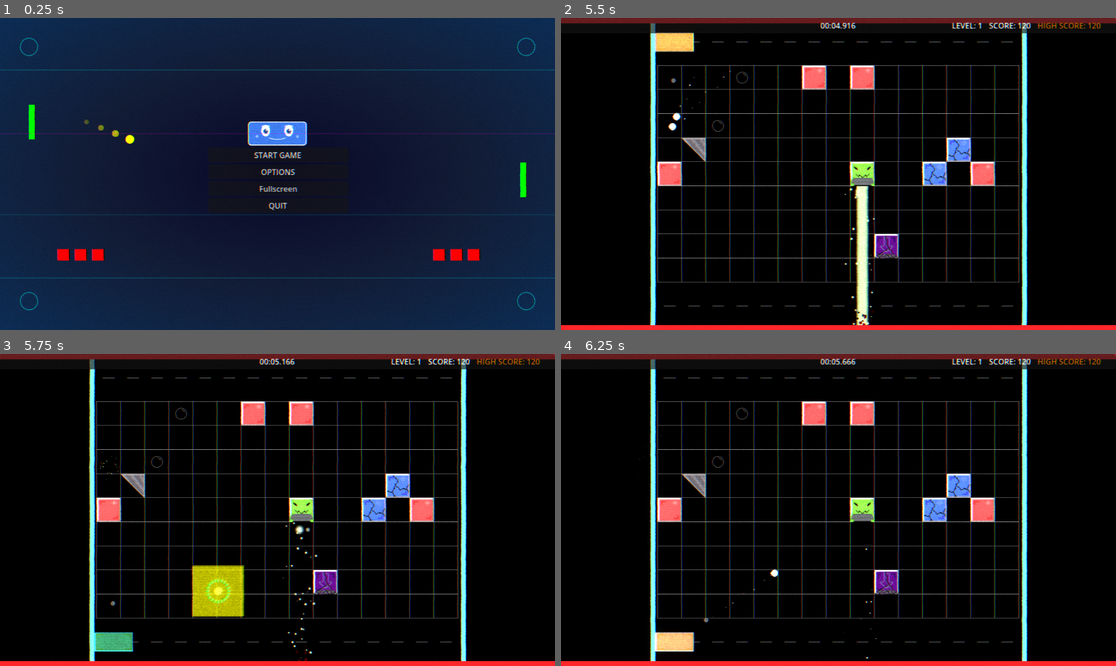
Above: before the commit, frames 1-4 (two rows, left to right).
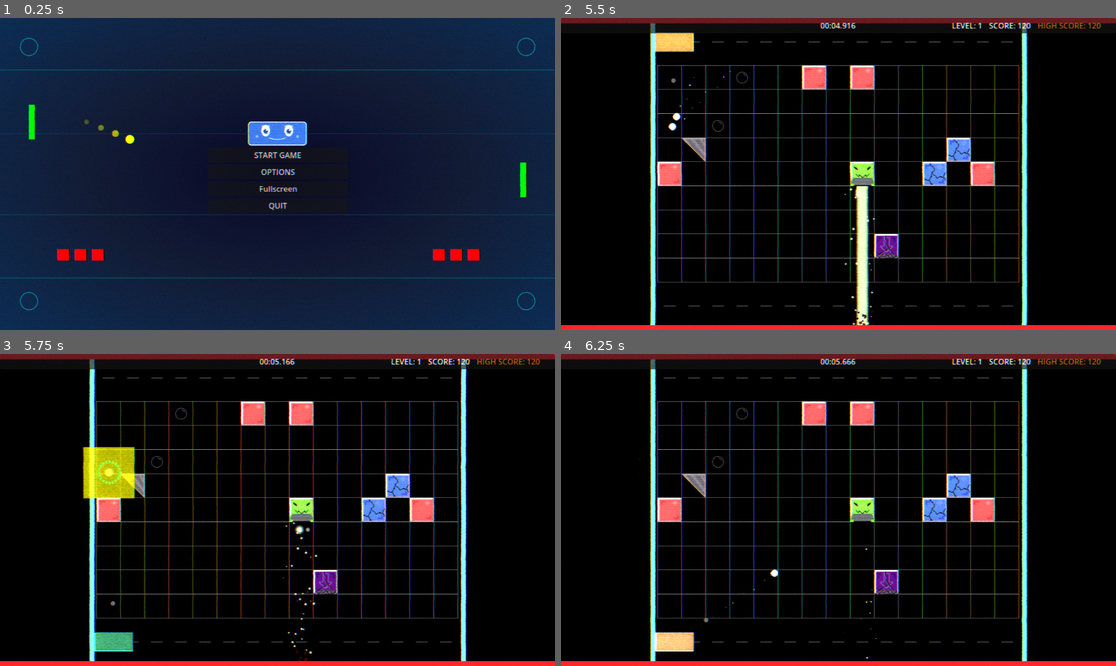
Above: after the commit, the same moments.

Repository: Nicheen/NotPong2025
Game: Godot game, scene res://scenes/menus/main_menu.tscn
Same seed, same stepped clock (60 frames per second), same inputs: the game is played once before the commit and once after it.
Inputs (mouse positions are in pixels of both pictures, inside the frame that each line leads up to):
- Up to frame 1 (0.25 s): no input
- Up to frame 2 (5.5 s): click "START GAME" at 0.5 s; tap Enter (ui_accept) at 1.25, 1.52, 2.27, 3.77, 4.52, 5.27 s; move the mouse to (960, 158) at 1.27 s; hold D (move_right) 1.28-2.03 s; click (960, 158) at 1.35 s; move the mouse to (727, 189) at 2.02 s; hold S (teleport_down) 2.03-2.78 s; tap Shift (dash) at 2.1 s; click (727, 189) at 2.3 s; move the mouse to (894, 105) at 2.77 s; hold D (move_right) 2.78-3.53 s; click (894, 105) at 2.85 s; move the mouse to (810, 236) at 3.52 s; hold W (teleport_up) 3.53-4.28 s; click (810, 236) at 3.6 s; move the mouse to (1005, 220) at 4.27 s; hold Shift (dash) 4.28-5.03 s; hold A (move_left) from 4.28 s (still down); click (1005, 220) at 4.55 s; move the mouse to (672, 127) at 5.02 s; click (672, 127) at 5.1 s
- Up to frame 3 (5.75 s): keep holding A (move_left)
- Up to frame 4 (6.25 s): move the mouse to (866, 510) at 5.77 s; release A (move_left) at 5.78 s; hold S (teleport_down) from 5.78 s (still down); click (866, 510) at 5.85 s

Frames 1-2 are identical in both runs. In frame 3, 3.2% of the frame differs, in the area x 14-45%, y 29-85%; in frame 4, nothing differs.

Commit message:
Update projectile_effect_manager.gd
Fixed projectile effect spawn location

Diff:
--- a/NOTPONG/scripts/obj/projectile/projectile_effect_manager.gd
+++ b/NOTPONG/scripts/obj/projectile/projectile_effect_manager.gd
@@ -11,23 +11,28 @@
 var original_scale: Vector2
 var is_warping: bool = false
 
+# Cache the texture so we don't lose it when sprite is destroyed
+var cached_texture: Texture2D
+
 # Keep track of created effects for cleanup
 var active_effects: Array[Node] = []
 
 func _ready():
 	# Get reference to parent projectile when component is ready
-	# Components are children of the Components node, so we need get_parent().get_parent()
 	projectile = get_parent().get_parent() as RigidBody2D
 	sprite = projectile.get_node("Sprite2D")
 	if sprite:
 		original_scale = sprite.scale
-
-func initialize():
-	# No longer needed - _ready() handles the references
-	pass
+		# Cache the texture immediately so we don't lose it
+		cached_texture = sprite.texture
 
 func create_explosion_effect(collision_point: Vector2, vel1: Vector2, vel2: Vector2):
 	print("Creating explosion effect at: ", collision_point)
+
+	# Make sure we have a cached texture before proceeding
+	if not cached_texture:
+		print("No cached texture available for explosion effects")
+		return
 
 	# Get the scene tree to add effects to
 	var scene_tree = get_tree()
@@ -41,10 +46,10 @@
 		return
 
 	# Create effects that are completely independent of this projectile
-	# We'll create a separate effect manager node that persists
 	var effect_container = Node2D.new()
 	effect_container.name = "ExplosionEffect_" + str(Time.get_unix_time_from_system())
-	effect_container.global_position = collision_point
+	# FIXED: Don't set container position - let children position themselves
+	effect_container.global_position = Vector2.ZERO
 	main_scene.add_child(effect_container)
 
 	# Create multiple effects with longer durations
@@ -70,11 +75,16 @@
 	effect_container.add_child(cleanup_timer)
 	cleanup_timer.start()
 
-	print("Independent explosion effects created and will persist for 3 seconds")
+	print("Independent explosion effects created at collision point: ", collision_point)
 
 func create_independent_flying_piece(start_pos: Vector2, base_velocity: Vector2, piece_index: int, piece_count: int, effect_container: Node2D):
+	# Use cached texture instead of accessing sprite.texture
+	if not cached_texture:
+		print("No cached texture available for flying piece")
+		return
+
 	var piece = Sprite2D.new()
-	piece.texture = sprite.texture
+	piece.texture = cached_texture  # Use cached texture
 	piece.scale = Vector2(0.12, 0.12) * randf_range(0.8, 1.5)
 	piece.modulate = Color(
 		randf_range(0.8, 1.0),
@@ -83,10 +93,10 @@
 		1.0
 	)
 
-	# Position with random offset
+	# FIXED: Set global position directly to collision point with small offset
 	piece.global_position = start_pos + Vector2(randf_range(-15, 15), randf_range(-15, 15))
 
-	# Add to effect container (not main scene)
+	# Add to effect container
 	effect_container.add_child(piece)
 
 	# Calculate explosion direction
@@ -99,7 +109,7 @@
 	var target_pos = start_pos + final_direction * flight_distance
 	var flight_time = randf_range(0.8, 1.5)
 
-	# Arc movement
+	# Arc movement - create mid point for curved trajectory
 	var mid_point = start_pos + final_direction * flight_distance * 0.5
 	var arc_height = randf_range(30, 80)
 	mid_point.y -= arc_height
@@ -113,8 +123,11 @@
 		func(progress: float):
 			if is_instance_valid(piece):
 				var t = progress
-				var pos = start_pos.lerp(mid_point, t).lerp(mid_point.lerp(target_pos, t), t)
-				piece.global_position = pos,
+				# Quadratic bezier curve: start -> mid -> target
+				var pos1 = start_pos.lerp(mid_point, t)
+				var pos2 = mid_point.lerp(target_pos, t)
+				var final_pos = pos1.lerp(pos2, t)
+				piece.global_position = final_pos,
 		0.0, 1.0, flight_time
 	)
 
@@ -130,10 +143,16 @@
 	)
 
 func create_independent_flash(position: Vector2, effect_container: Node2D):
+	# Use cached texture instead of accessing sprite.texture
+	if not cached_texture:
+		print("No cached texture available for flash")
+		return
+
 	var flash = Sprite2D.new()
-	flash.texture = sprite.texture
+	flash.texture = cached_texture  # Use cached texture
 	flash.scale = Vector2(0.5, 0.5)
 	flash.modulate = Color.WHITE
+	# FIXED: Set global position directly to collision point
 	flash.global_position = position
 
 	effect_container.add_child(flash)
@@ -157,6 +176,7 @@
 
 func create_independent_ring(position: Vector2, effect_container: Node2D):
 	var ring = Node2D.new()
+	# FIXED: Set global position directly to collision point
 	ring.global_position = position
 	effect_container.add_child(ring)
 
@@ -171,7 +191,7 @@
 		ring.add_child(line)
 		lines.append(line)
 
-		# Set up initial line points
+		# Set up initial line points (relative to ring position)
 		var angle = (TAU / line_count) * i
 		var start_radius = 3.0
 		var end_radius = 6.0
@@ -219,6 +239,7 @@
 	var shockwave = ColorRect.new()
 	shockwave.color = Color(1, 1, 0, 0.8)
 	shockwave.size = Vector2(20, 20)
+	# FIXED: Position relative to the exact collision point, not container
 	shockwave.position = position - shockwave.size * 0.5
 
 	effect_container.add_child(shockwave)
@@ -233,6 +254,7 @@
 			if is_instance_valid(shockwave):
 				var new_size = Vector2(20, 20) * scale_factor
 				shockwave.size = new_size
+				# Keep centered on collision point
 				shockwave.position = position - new_size * 0.5,
 		1.0, 8.0, 0.3
 	)
@@ -244,21 +266,6 @@
 		if is_instance_valid(shockwave):
 			shockwave.queue_free()
 	)
-
-func cleanup_effect(effect: Node):
-	if is_instance_valid(effect):
-		# Remove from tracking array
-		var index = active_effects.find(effect)
-		if index >= 0:
-			active_effects.remove_at(index)
-
-		# Remove from scene
-		if effect.get_parent():
-			effect.get_parent().remove_child(effect)
-		effect.queue_free()
-		print("Cleaned up effect: ", effect.get_class())
-	else:
-		print("Effect already destroyed or invalid")
 
 func start_warp_effect():
 	if not sprite or is_warping:
